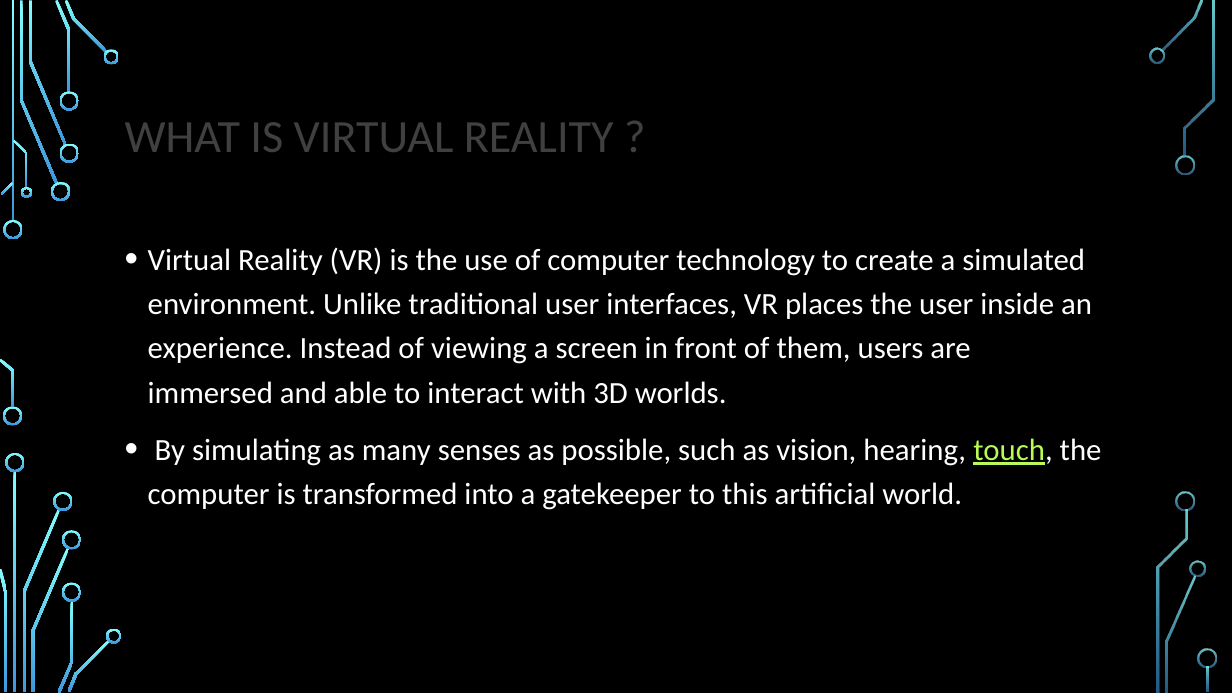
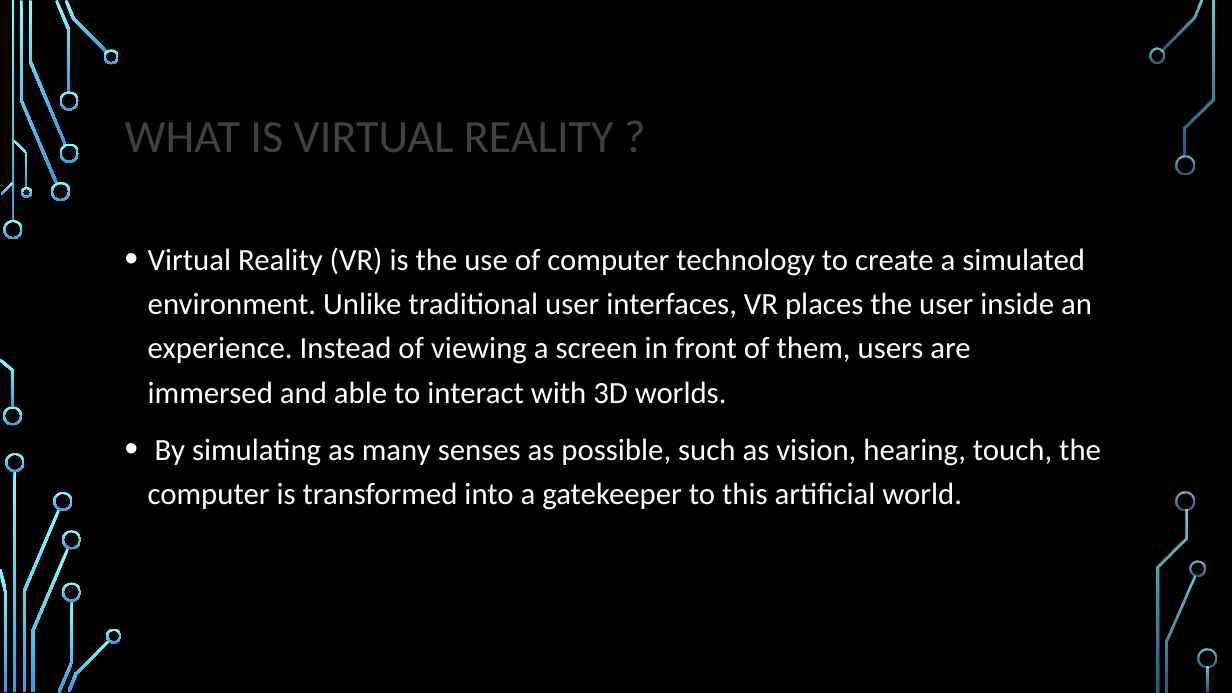
Before and after one commit to VIRTUALD3SIGN/VR, a slide deck: slide 2 of presentation_v02.pptx. Drawn at 1232x693 pixels with LibreOffice and Linux fonts; fonts in the diff are those of the drawing; background and template pictures are left out. Boxes give left, top, right and bottom in pixels: in the first picture for what was removed or moved away, otherwise in the second. Text is boxed around its words. In the diff, an @@ line names an element or a change of style, - is before the commit and + after.

```diff
--- a/presentation_v02.pptx
+++ b/presentation_v02.pptx
@@ text at bbox=[148, 438, 1101, 510]: text colour #B8FA56 to #FFFFFF, underline off in "touch," @@
```
Also in this commit, not shown: 3 other slides changed.
